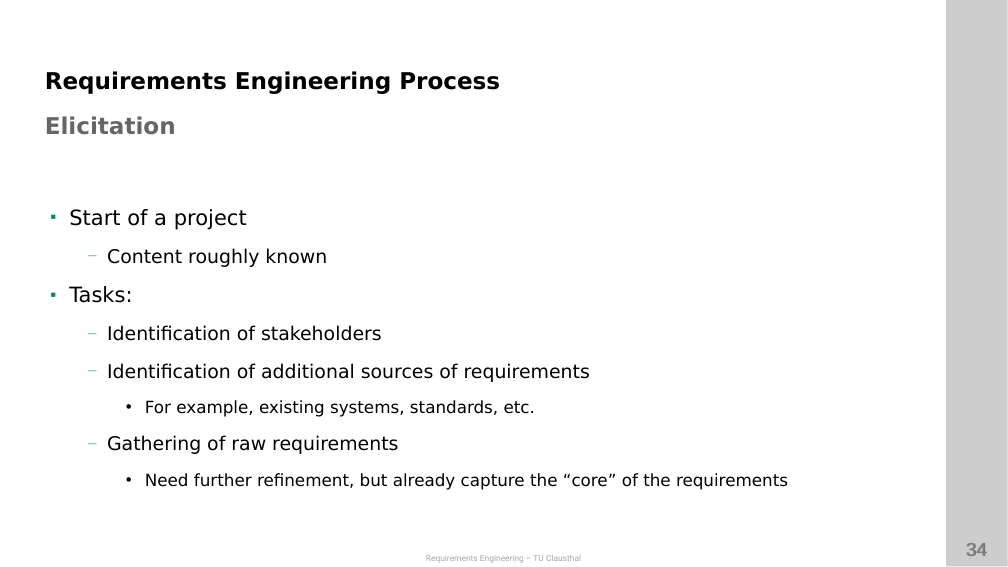
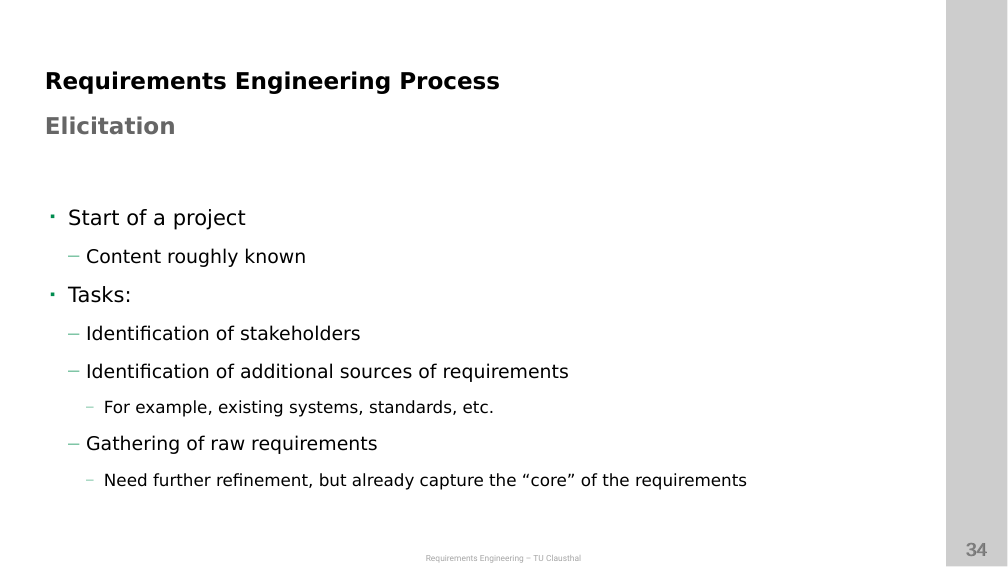
Before and after one commit to ETCE-LAB/teaching-material, a slide deck: slide 34 of Requirements-Engineering/RE-L01-Introduction.pptx. Drawn at 1008x567 pixels with LibreOffice and Linux fonts; fonts in the diff are those of the drawing; background and template pictures are left out. Boxes give left, top, right and bottom in pixels: in the first picture for what was removed or moved away, otherwise in the second. Text is boxed around its words. In the diff, an @@ line names an element or a change of style, - is before the commit and + after.

```diff
--- a/Requirements-Engineering/RE-L01-Introduction.pptx
+++ b/Requirements-Engineering/RE-L01-Introduction.pptx
@@ text "Start of a project" at box(68, 209, 747, 490): bullet ▪ to ◾; indent changed; bullet • to —; bullet colour #000000 to #008C4F @@
```
Also in this commit, not shown: 33 other slides changed, 1 other file.
